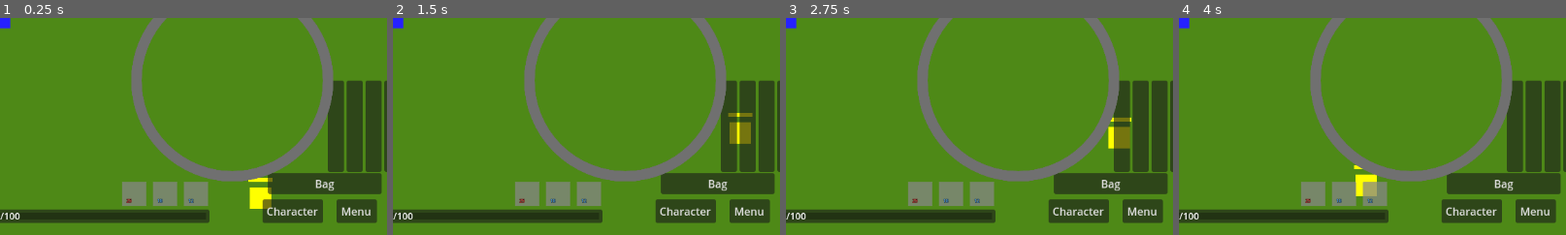
Above: before the commit, frames 1-4 (left to right).
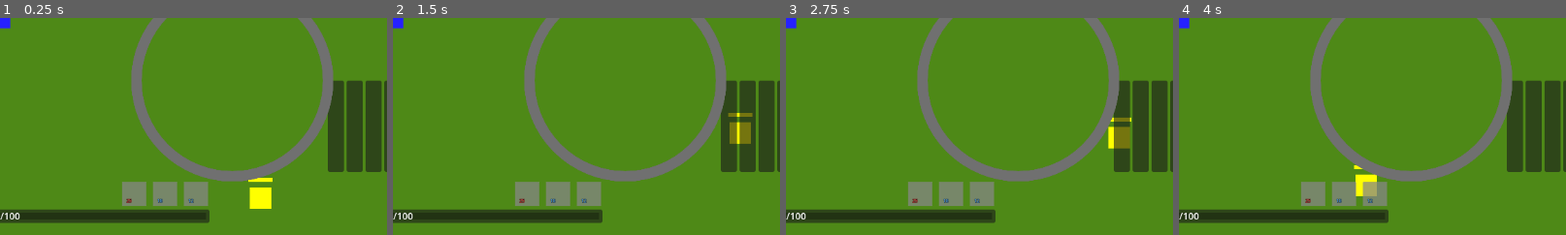
Above: after the commit, the same moments.

Repository: denisshkytko/mmo-mvp-godot
Game: Godot game, scene res://game/scenes/Main.tscn
Same seed, same stepped clock (60 frames per second), same inputs: the game is played once before the commit and once after it. This scene is started directly instead of the project's main scene. The engine's default icon, where the game draws it, is replaced by a stand-in: a white triangle on a blue panel in a dark square.
Inputs (mouse positions are % of the whole screen's width and height, from its top left):
- Up to frame 1 (0.25 s): no input
- Up to frame 2 (1.5 s): click (92, 88) at 0.5 s, where only the run before the commit has a clickable "Bag"; click (96, 95) at 1.25 s, where only the run before the commit has a clickable "Menu"
- Up to frame 3 (2.75 s): click (88, 95) at 2 s, where only the run before the commit has a clickable "Character"
- Up to frame 4 (4 s): click (93, 75) at 2.75 s; click (96, 75) at 3.5 s
The pictures show only the part of the screen within x 50-100%, y 50-100%; the shares and areas given below are measured in that part.

The runs differ from the first frame. In frame 1, 5.8% of the frame differs, in the area x 67-99%, y 71-95%; in frame 2, 5.8%; in frame 3, 5.8%; in frame 4, 5.8%.

Commit message:
Add dropdown HUD for menu buttons

Diff:
--- a/ui/game/GameUI.tscn
+++ b/ui/game/GameUI.tscn
@@ -12,6 +12,7 @@
 [ext_resource type="PackedScene" uid="uid://k52s76musmbr" path="res://ui/game/hud/CharacterHUD.tscn" id="10_lj31k"]
 [ext_resource type="PackedScene" uid="uid://z2n5el699p5r" path="res://ui/game/hud/MerchantHUD.tscn" id="11_6i0yq"]
 [ext_resource type="PackedScene" uid="uid://d2ddrgn4o57x6" path="res://ui/game/hud/mobile/mobile_hud.tscn" id="12_6yqyx"]
+[ext_resource type="PackedScene" uid="uid://d0uicm7r3xgxa" path="res://ui/game/hud/QuickMenuHUD.tscn" id="13_4p0o0"]
 
 [node name="GameUI" type="CanvasLayer"]
 
@@ -55,3 +56,5 @@
 offset_bottom = 0.0
 
 [node name="MobileHUD" parent="." instance=ExtResource("12_6yqyx")]
+
+[node name="QuickMenuHUD" parent="Root" instance=ExtResource("13_4p0o0")]
--- a/ui/game/hud/CharacterHUD.tscn
+++ b/ui/game/hud/CharacterHUD.tscn
@@ -10,15 +10,6 @@
 offset_bottom = 40.0
 script = ExtResource("1_6op8q")
 
-[node name="CharacterButton" type="Button" parent="."]
-custom_minimum_size = Vector2(90, 35)
-layout_mode = 0
-offset_left = 967.0
-offset_top = 595.0
-offset_right = 1057.0
-offset_bottom = 630.0
-text = "Character"
-
 [node name="Panel" type="Panel" parent="."]
 unique_name_in_owner = true
 layout_mode = 0
--- a/ui/game/hud/InventoryHUD.tscn
+++ b/ui/game/hud/InventoryHUD.tscn
@@ -138,21 +138,6 @@
 autowrap_mode = 2
 clip_text = true
 
-[node name="BagButton" type="Button" parent="."]
-anchors_preset = 12
-anchor_top = 1.0
-anchor_right = 1.0
-anchor_bottom = 1.0
-offset_left = 975.0
-offset_top = -92.0
-offset_right = -8.0
-offset_bottom = -61.0
-grow_horizontal = 2
-grow_vertical = 0
-custom_minimum_size = Vector2(24, 24)
-layout_mode = 2
-text = "Bag"
-
 [node name="QuickBar" type="HBoxContainer" parent="."]
 anchors_preset = 12
 anchor_top = 1.0
--- a/ui/game/hud/MenuHUD.tscn
+++ b/ui/game/hud/MenuHUD.tscn
@@ -6,15 +6,6 @@
 layout_mode = 3
 anchors_preset = 0
 script = ExtResource("1_ft3am")
-
-[node name="MenuButton" type="Button" parent="."]
-custom_minimum_size = Vector2(60, 35)
-layout_mode = 0
-offset_left = 1077.0
-offset_top = 595.0
-offset_right = 1137.0
-offset_bottom = 630.0
-text = "Menu"
 
 [node name="Panel" type="Panel" parent="."]
 visible = false
--- /dev/null
+++ b/ui/game/hud/QuickMenuHUD.tscn
@@ -0,0 +1,55 @@
+[gd_scene load_steps=2 format=3 uid="uid://d0uicm7r3xgxa"]
+
+[ext_resource type="Script" uid="uid://c2vph7s6hp88r" path="res://ui/game/hud/quick_menu_hud.gd" id="1_8arqo"]
+
+[node name="QuickMenuHUD" type="Control"]
+anchors_preset = 12
+anchor_top = 1.0
+anchor_right = 1.0
+anchor_bottom = 1.0
+offset_left = 960.0
+offset_top = -240.0
+offset_right = -8.0
+offset_bottom = -40.0
+grow_horizontal = 2
+grow_vertical = 0
+script = ExtResource("1_8arqo")
+
+[node name="Panel" type="Panel" parent="."]
+layout_mode = 1
+anchors_preset = 15
+anchor_right = 1.0
+anchor_bottom = 1.0
+grow_horizontal = 2
+grow_vertical = 2
+clip_contents = true
+
+[node name="ButtonStack" type="VBoxContainer" parent="Panel"]
+layout_mode = 1
+anchors_preset = 15
+anchor_right = 1.0
+anchor_bottom = 1.0
+grow_horizontal = 2
+grow_vertical = 2
+
+theme_override_constants/separation = 6
+
+[node name="MenuButton" type="Button" parent="Panel/ButtonStack"]
+custom_minimum_size = Vector2(110, 32)
+layout_mode = 2
+text = "Menu"
+
+[node name="InventoryButton" type="Button" parent="Panel/ButtonStack"]
+custom_minimum_size = Vector2(110, 32)
+layout_mode = 2
+text = "Inventory"
+
+[node name="CharacterButton" type="Button" parent="Panel/ButtonStack"]
+custom_minimum_size = Vector2(110, 32)
+layout_mode = 2
+text = "Character"
+
+[node name="ToggleButton" type="Button" parent="Panel/ButtonStack"]
+custom_minimum_size = Vector2(110, 24)
+layout_mode = 2
+text = "▼"
--- a/ui/game/hud/character_hud.gd
+++ b/ui/game/hud/character_hud.gd
@@ -34,7 +34,7 @@
 	"crit_damage_rating": {"per": STAT_CONST.CDMG_FROM_PER},
 }
 
-@onready var character_button: Button = $CharacterButton
+@onready var character_button: Button = get_node_or_null("CharacterButton")
 @onready var panel: Panel = %Panel
 @onready var title_label: Label = %TitleLabel
 @onready var stats_text: RichTextLabel = %StatsText
@@ -59,7 +59,8 @@
 
 func _ready() -> void:
 	add_to_group("character_hud")
-	character_button.pressed.connect(_on_button)
+	if character_button != null:
+		character_button.pressed.connect(_on_button)
 	set_process(true)
 	if get_viewport() != null:
 		get_viewport().size_changed.connect(_on_viewport_resized)
@@ -100,6 +101,10 @@
 		_refresh()
 	else:
 		_hide_tooltip()
+
+
+func toggle_character() -> void:
+	_on_button()
 
 func _on_stats_changed(_snapshot: Dictionary) -> void:
 	if panel.visible:
--- a/ui/game/hud/inventory_hud.gd
+++ b/ui/game/hud/inventory_hud.gd
@@ -9,7 +9,7 @@
 @onready var grid: GridContainer = $Panel/Content/GridScrollWrapper/GridScroll/Grid
 @onready var bag_slots: Control = $Panel/Content/BagSlots
 
-@onready var bag_button: Button = $BagButton
+@onready var bag_button: Button = get_node_or_null("BagButton")
 @onready var bag_slot1: Button = $Panel/Content/BagSlots/BagSlot1
 @onready var bag_slot2: Button = $Panel/Content/BagSlots/BagSlot2
 @onready var bag_slot3: Button = $Panel/Content/BagSlots/BagSlot3
@@ -304,6 +304,10 @@
 			await _refresh()
 
 func _on_bag_button_pressed() -> void:
+	_toggle_inventory()
+
+
+func toggle_inventory() -> void:
 	_toggle_inventory()
 
 # --- Bag slots ---
--- a/ui/game/hud/menu_hud.gd
+++ b/ui/game/hud/menu_hud.gd
@@ -1,13 +1,15 @@
 extends Control
 
-@onready var menu_button: Button = $MenuButton
+@onready var menu_button: Button = get_node_or_null("MenuButton")
 @onready var panel: Panel = $Panel
 @onready var exit_world: Button = $Panel/Margin/VBox/ExitWorldButton
 @onready var exit_game: Button = $Panel/Margin/VBox/ExitGameButton
 
 func _ready() -> void:
+	add_to_group("menu_hud")
 	panel.visible = false
-	menu_button.pressed.connect(_toggle)
+	if menu_button != null:
+		menu_button.pressed.connect(_toggle)
 	exit_world.pressed.connect(_exit_world)
 	exit_game.pressed.connect(_exit_game)
 	_connect_app_state()
@@ -28,6 +30,10 @@
 
 func _toggle() -> void:
 	panel.visible = not panel.visible
+
+
+func toggle_menu() -> void:
+	_toggle()
 
 func _save_now() -> void:
 	var gm: Node = get_tree().get_first_node_in_group("game_manager")
--- /dev/null
+++ b/ui/game/hud/quick_menu_hud.gd
@@ -0,0 +1,65 @@
+extends Control
+class_name QuickMenuHUD
+
+@onready var panel: Panel = $Panel
+@onready var button_stack: VBoxContainer = $Panel/ButtonStack
+@onready var menu_button: Button = $Panel/ButtonStack/MenuButton
+@onready var inventory_button: Button = $Panel/ButtonStack/InventoryButton
+@onready var character_button: Button = $Panel/ButtonStack/CharacterButton
+@onready var toggle_button: Button = $Panel/ButtonStack/ToggleButton
+
+var _expanded: bool = false
+var _expanded_height: float = 0.0
+var _collapsed_height: float = 0.0
+var _bottom_offset: float = 0.0
+var _menu_hud: Node = null
+var _inventory_hud: Node = null
+var _character_hud: Node = null
+
+func _ready() -> void:
+	menu_button.pressed.connect(_on_menu_pressed)
+	inventory_button.pressed.connect(_on_inventory_pressed)
+	character_button.pressed.connect(_on_character_pressed)
+	toggle_button.pressed.connect(_on_toggle_pressed)
+	_resolve_targets()
+	_bottom_offset = offset_bottom
+	await get_tree().process_frame
+	_cache_sizes()
+	_set_expanded(false, true)
+
+func _resolve_targets() -> void:
+	_menu_hud = get_tree().get_first_node_in_group("menu_hud")
+	_inventory_hud = get_tree().get_first_node_in_group("inventory_ui")
+	_character_hud = get_tree().get_first_node_in_group("character_hud")
+
+func _cache_sizes() -> void:
+	_expanded_height = button_stack.size.y
+	_collapsed_height = toggle_button.size.y
+
+func _set_expanded(is_expanded: bool, immediate: bool) -> void:
+	_expanded = is_expanded
+	var target_height := _expanded_height if _expanded else _collapsed_height
+	menu_button.visible = _expanded
+	inventory_button.visible = _expanded
+	character_button.visible = _expanded
+	toggle_button.text = "▲" if _expanded else "▼"
+	if immediate:
+		offset_top = _bottom_offset - target_height
+		return
+	var tween := create_tween()
+	tween.tween_property(self, "offset_top", _bottom_offset - target_height, 0.2).set_trans(Tween.TRANS_QUAD).set_ease(Tween.EASE_OUT)
+
+func _on_toggle_pressed() -> void:
+	_set_expanded(not _expanded, false)
+
+func _on_menu_pressed() -> void:
+	if _menu_hud != null and _menu_hud.has_method("toggle_menu"):
+		_menu_hud.call("toggle_menu")
+
+func _on_inventory_pressed() -> void:
+	if _inventory_hud != null and _inventory_hud.has_method("toggle_inventory"):
+		_inventory_hud.call("toggle_inventory")
+
+func _on_character_pressed() -> void:
+	if _character_hud != null and _character_hud.has_method("toggle_character"):
+		_character_hud.call("toggle_character")
Not shown: 1 places in ui/game/GameUI.tscn that only renumber resources
